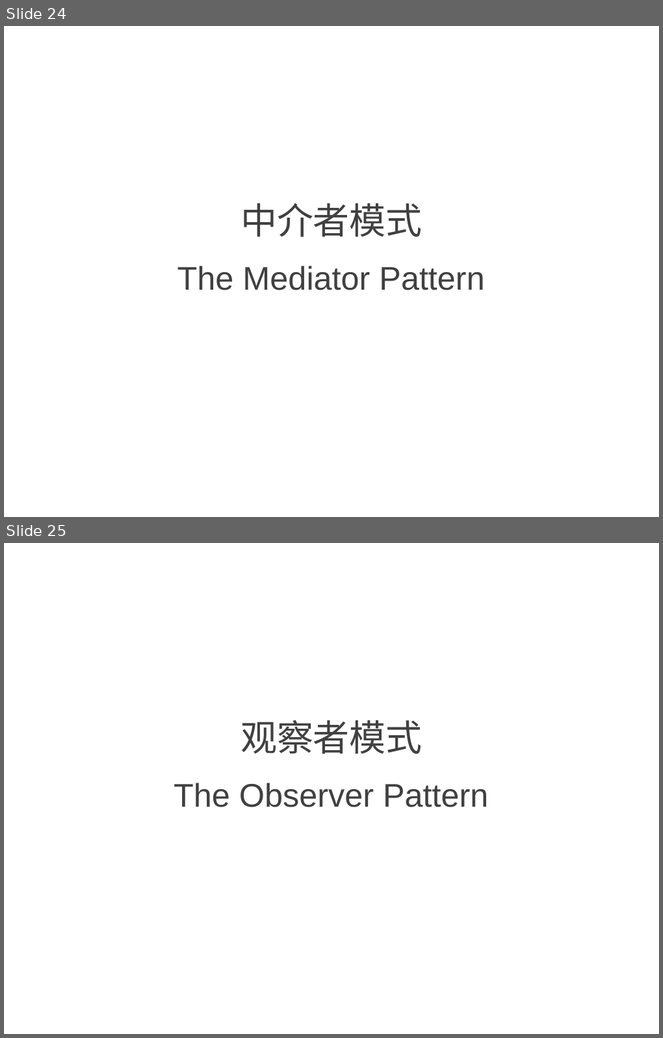
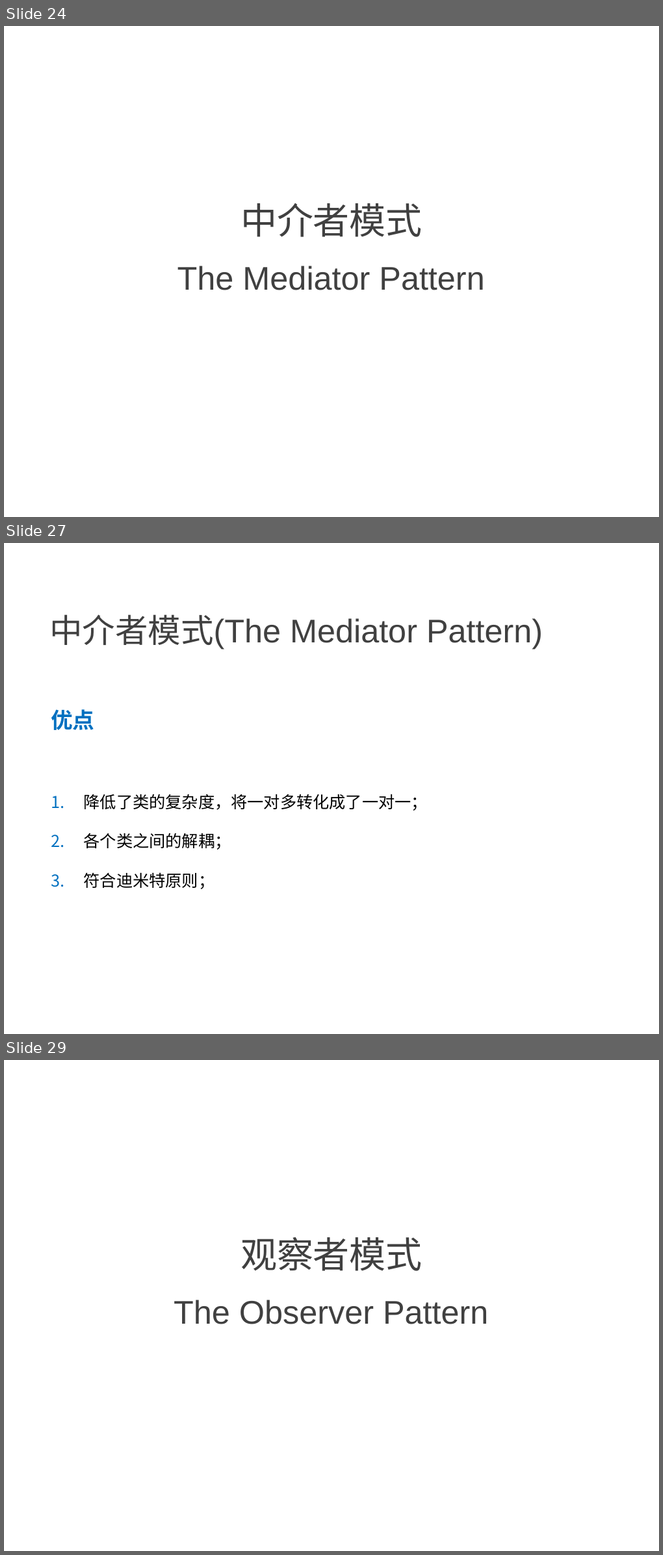
Before and after one commit to NewGr8Player/My-PPT, a slide deck: Design pattern/4.设计模式-行为型模式.pptx. Shown one above the other, each under a label of ours: slides 24 and 25 before the commit, slides 24, 27 and 29 after it; the slides between them are not shown. The pictures are 663x1038 and 663x1555 pixels, drawn with LibreOffice and Linux fonts; fonts in the diff are those of the drawing. Boxes give left, top, right and bottom in pixels: in the first picture for what was removed or moved away, otherwise in the second. Text is boxed around its words. In the diff, an @@ line names an element or a change of style, - is before the commit and + after.

```diff
--- a/Design pattern/4.设计模式-行为型模式.pptx
+++ b/Design pattern/4.设计模式-行为型模式.pptx
@@ slide 27 added at (4,543,659,1034), background #FFFFFF @@
@@ text added at (50,615,543,650), 36 pt, text #404040 @@
+中介者模式(The Mediator Pattern)
@@ text added at (51,709,428,889), 18 pt, text #000000 @@
+优点
+1. 降低了类的复杂度，将一对多转化成了一对一；
+2. 各个类之间的解耦；
+3. 符合迪米特原则；
@@ what was slide 25 is now slide 29 @@
```
Also in this commit, not shown: 1 slide changed, 12 other slides added.
